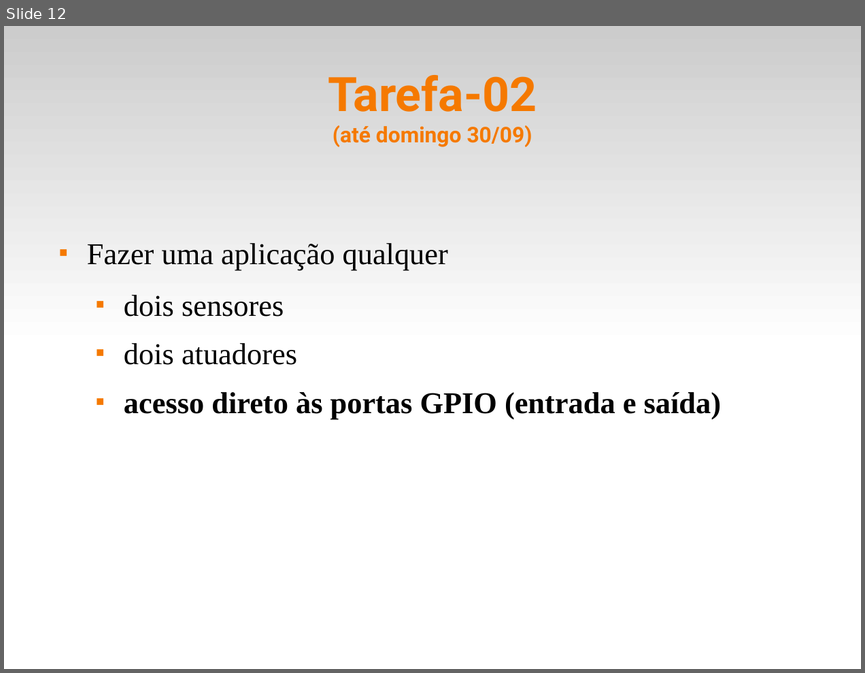
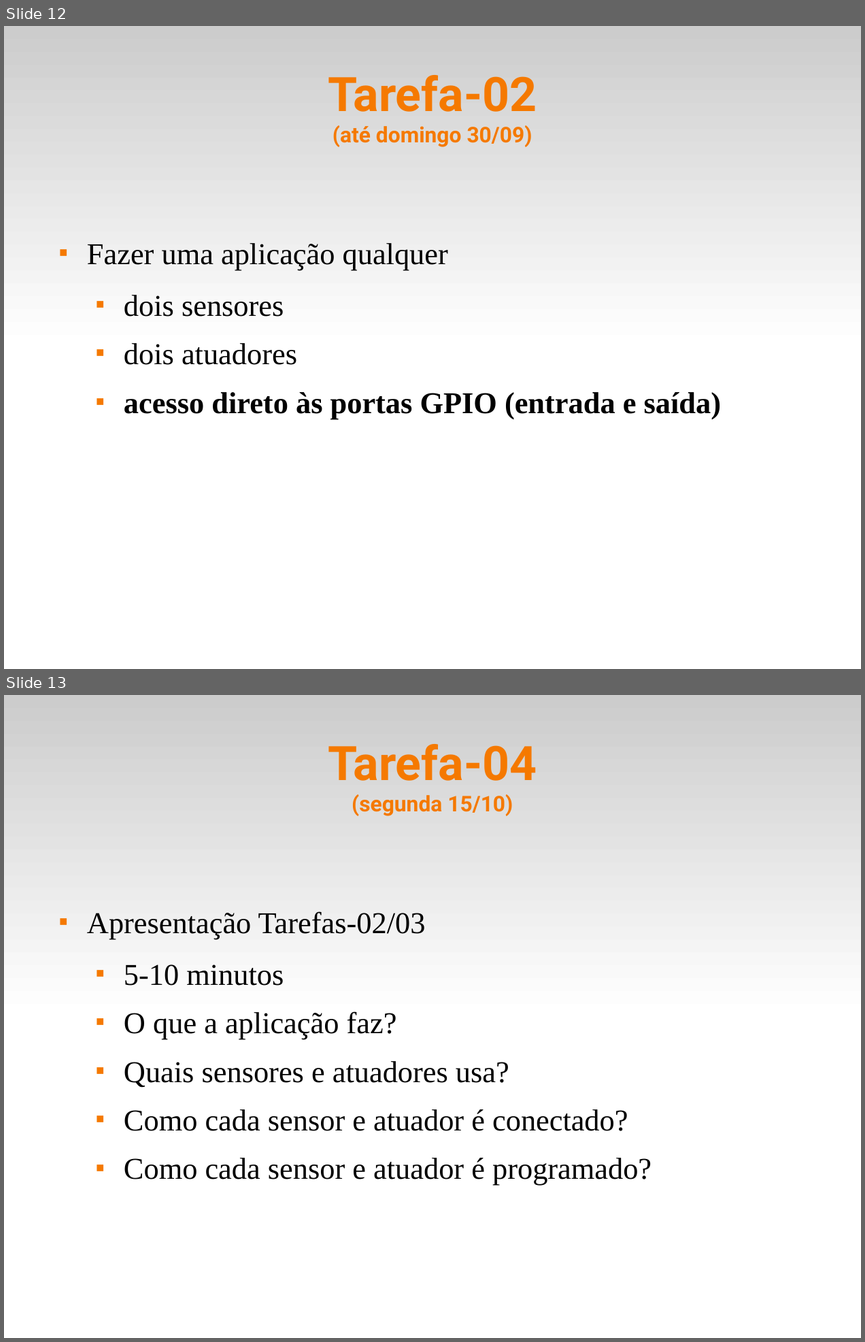
Before and after one commit to fsantanna-uerj/SE, a slide deck: Slides/se-00-intro.odp. Shown one above the other, each under a label of ours: slide 12 before the commit, slides 12 and 13 after it. The pictures are 865x673 and 865x1342 pixels, drawn with LibreOffice and Linux fonts; fonts in the diff are those of the drawing. Boxes give left, top, right and bottom in pixels: in the first picture for what was removed or moved away, otherwise in the second. Text is boxed around its words. In the diff, an @@ line names an element or a change of style, - is before the commit and + after.

```diff
--- a/Slides/se-00-intro.odp
+++ b/Slides/se-00-intro.odp
@@ slide 13 added at bbox=[4, 695, 861, 1338], background #FFFFFF; not listed: 1 template element that a slide beside it also shows @@
@@ title added at bbox=[328, 744, 536, 816], 20 pt, text #F57900, bold @@
+Tarefa-04
+(segunda 15/10)
@@ text added at bbox=[87, 911, 651, 1185], 28 pt, text #000000 @@
+■ Apresentação Tarefas-02/03
+  ■ 5-10 minutos
+  ■ O que a aplicação faz?
+  ■ Quais sensores e atuadores usa?
+  ■ Como cada sensor e atuador é conectado?
+  ■ Como cada sensor e atuador é programado?
```
Also in this commit, not shown: 2 slides changed, 3 other files.
